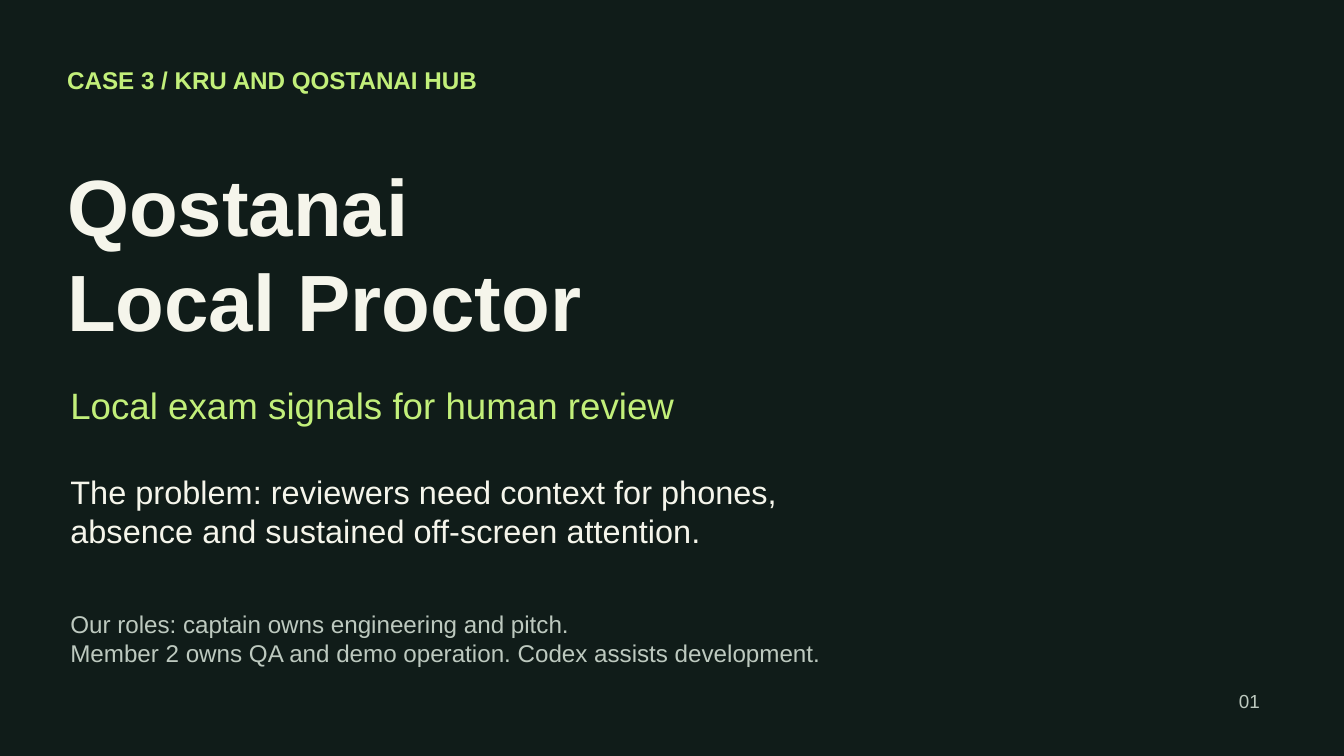
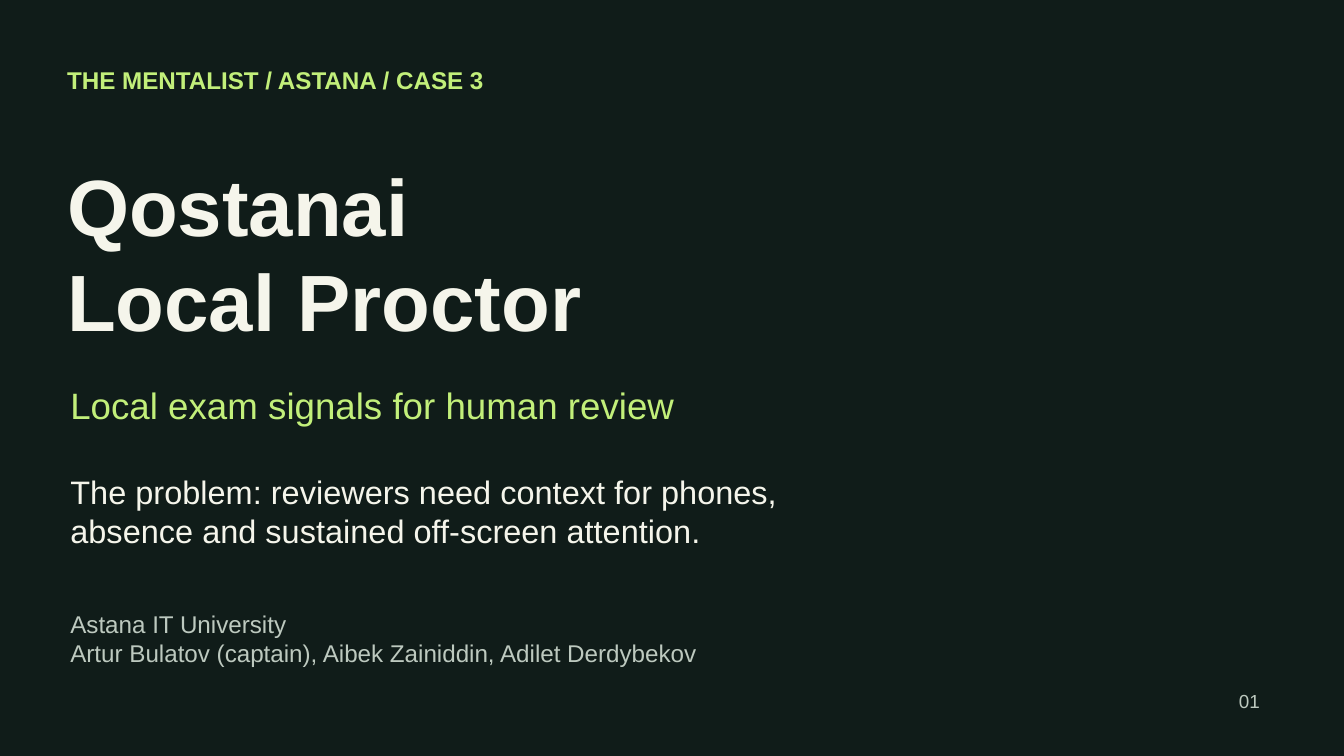
Before and after one commit to X-0mEGa-X/qostanai-local-proctor, a slide deck: slide 1 of submission/presentation.pptx. Drawn at 1344x756 pixels with LibreOffice and Linux fonts; fonts in the diff are those of the drawing. Boxes give left, top, right and bottom in pixels: in the first picture for what was removed or moved away, otherwise in the second. Text is boxed around its words. In the diff, an @@ line names an element or a change of style, - is before the commit and + after.

Commit message:
Prepare The Mentalist organizer submission package

```diff
--- a/submission/presentation.pptx
+++ b/submission/presentation.pptx
@@ text at box(67, 72, 483, 90): text changed @@
-CASE 3 / KRU AND QOSTANAI HUB
+THE MENTALIST / ASTANA / CASE 3
@@ text at box(70, 615, 696, 667): text changed @@
-Our roles: captain owns engineering and pitch.
-Member 2 owns QA and demo operation. Codex assists development.
+Astana IT University
+Artur Bulatov (captain), Aibek Zainiddin, Adilet Derdybekov
```
Also in this commit, not shown: 17 other files.
